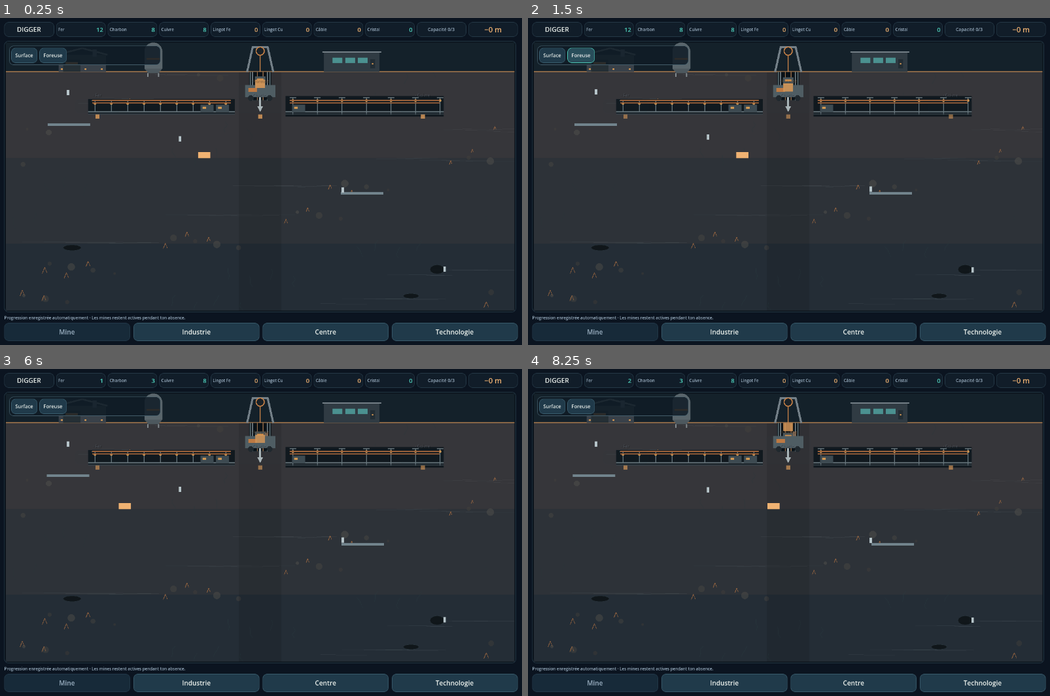
Above: before the commit, frames 1-4 (two rows, left to right).
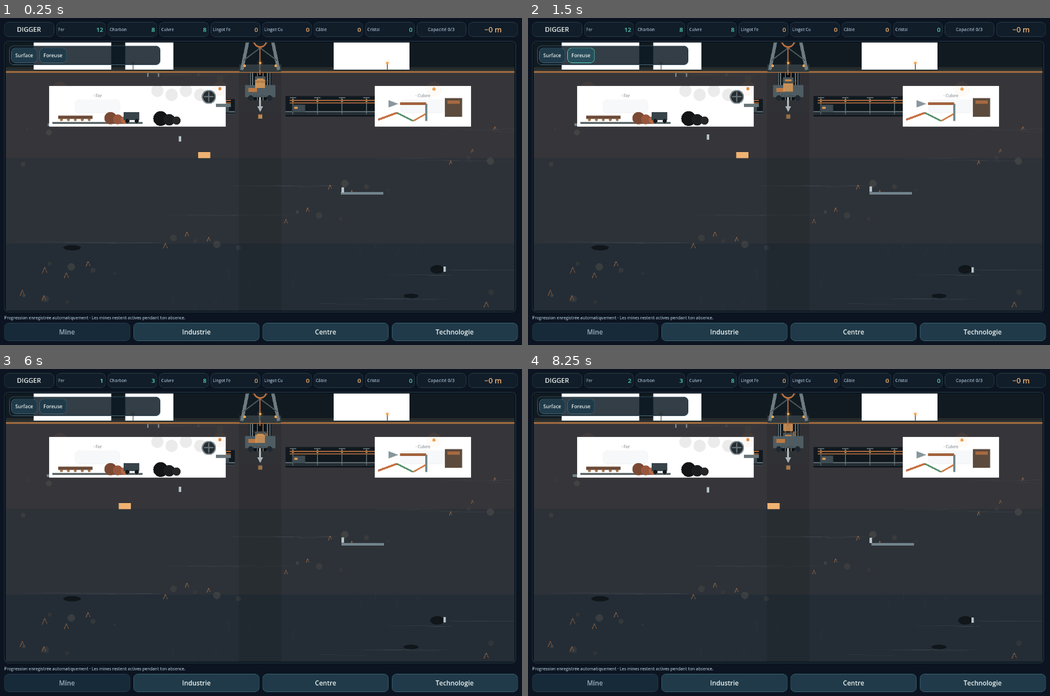
Above: after the commit, the same moments.

Repository: devjonathan1999-del/Project-Digger
Game: Godot game, scene res://scenes/main.tscn
The game is run twice, just before and just after one commit, with the same random seed, the same clock (stepped at 60 frames per second) and the same inputs.
Inputs:
- Up to frame 1 (0.25 s): no input
- Up to frame 2 (1.5 s): click "Surface" at 0.5 s; click "Foreuse" at 1.25 s
- Up to frame 3 (6 s): click "Industrie" at 2 s; click "Améliorer" at 2.75 s; click "Lingot de fer" at 3.5 s; click "Lancer le lot" at 4.25 s; click "Câble" at 5 s; click "Mine" at 5.75 s
- Up to frame 4 (8.25 s): click "Centre" at 6.5 s; click "Technologie" at 7.25 s; click "Mine" at 8 s

The runs differ from the first frame. In frame 1, 10% of the frame differs, in the area x 1-99%, y 7-34%; in frame 2, 10%; in frame 3, 10%; in frame 4, 10%.
Error before the commit: Parse Error: Cannot infer the type of "base" variable because the value doesn't have a set type. (res://src/industry/ui/mine_module_renderer.gd:189)

Commit message:
fix: type crystal offsets for Godot 4.7.2

Diff:
--- a/src/industry/ui/mine_module_renderer.gd
+++ b/src/industry/ui/mine_module_renderer.gd
@@ -185,8 +185,9 @@
     var rect := Rect2(center.x - 120.0, center.y - 54.0, 240.0, 108.0)
     draw_circle(center, 74.0, Color(0.18, 0.82, 0.84, 0.045))
     _draw_asset("crystal_module", rect)
-    for offset in [Vector2(-78.0, 24.0), Vector2(-55.0, 10.0), Vector2(78.0, 20.0)]:
-        var base := center + offset
+    for offset_value in [Vector2(-78.0, 24.0), Vector2(-55.0, 10.0), Vector2(78.0, 20.0)]:
+        var offset: Vector2 = offset_value
+        var base: Vector2 = center + offset
         draw_colored_polygon(PackedVector2Array([
             base + Vector2(-7.0, 12.0),
             base + Vector2(0.0, -18.0),
